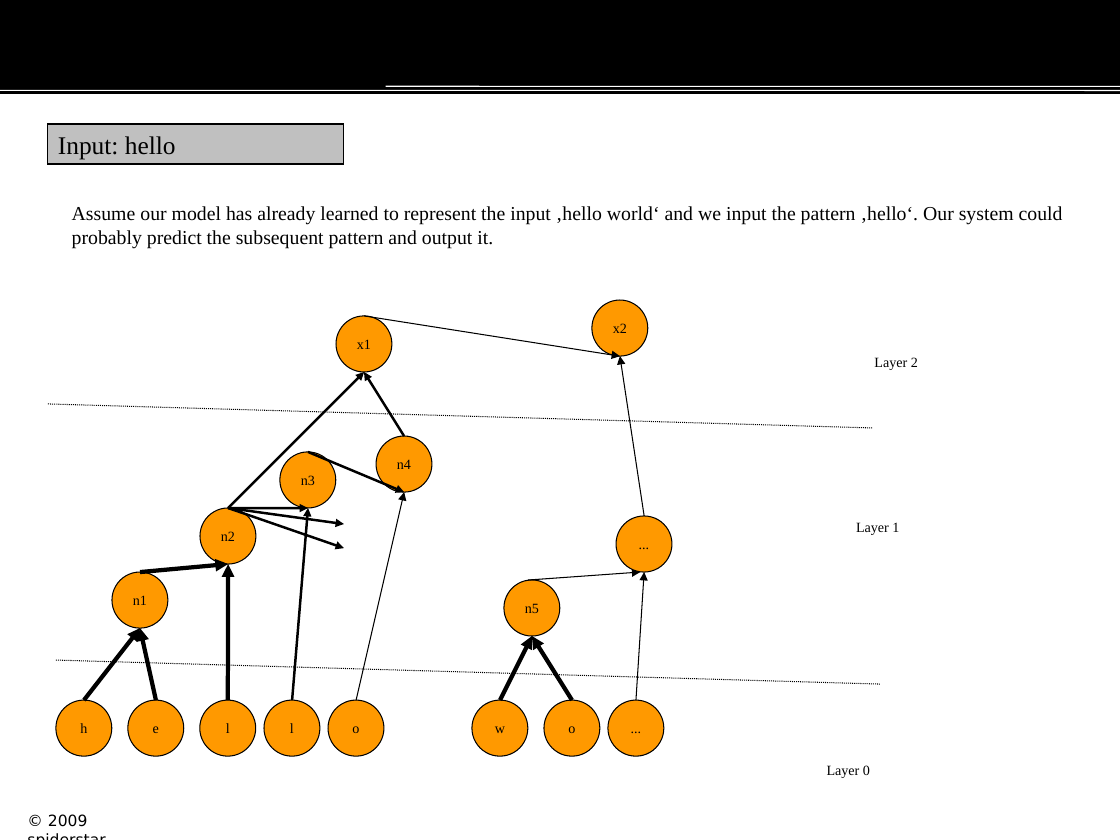
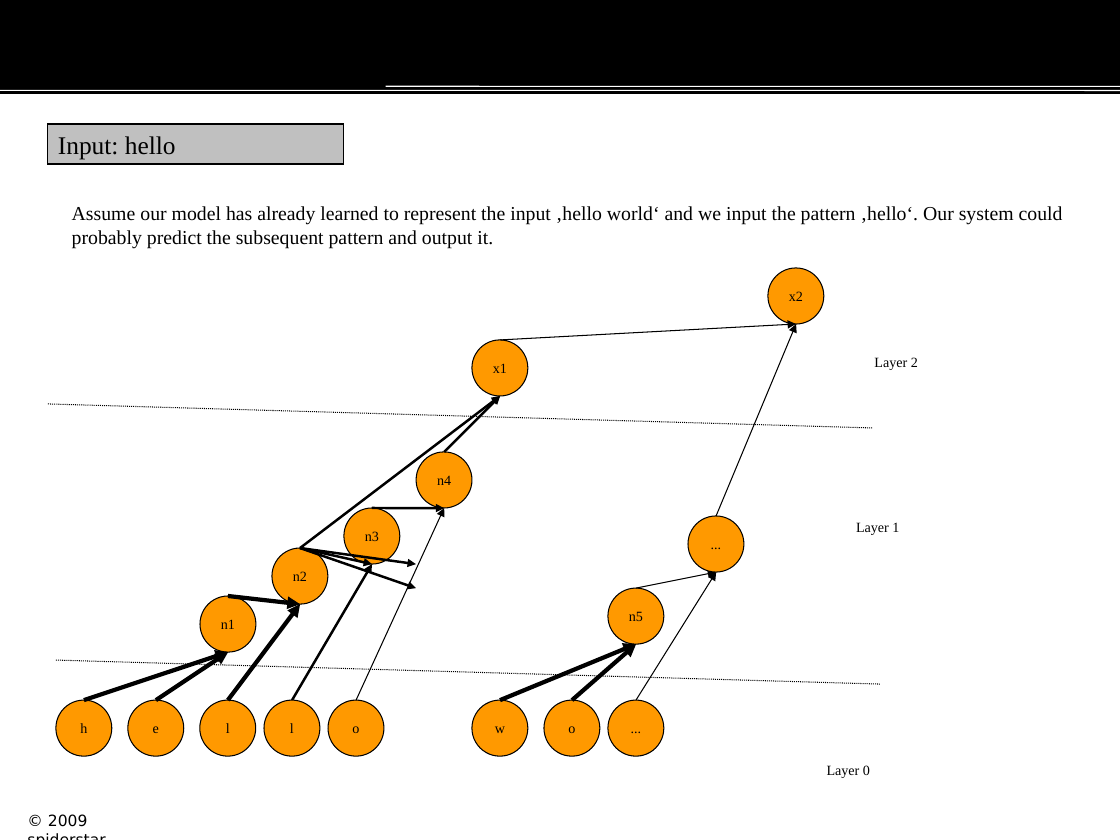
Before and after one commit to vanillatech/vtml, a slide deck: slide 6 of process descriptions/prozess9.ppt. Drawn at 1120x840 pixels with LibreOffice and Linux fonts; fonts in the diff are those of the drawing; background and template pictures are left out. Boxes give left, top, right and bottom in pixels: in the first picture for what was removed or moved away, otherwise in the second. Text is boxed around its words. In the diff, an @@ line names an element or a change of style, - is before the commit and + after.

Commit message:
added revised process description prozess10.ppt

```diff
--- a/process descriptions/prozess9.ppt
+++ b/process descriptions/prozess9.ppt
@@ ellipse "x2": place and size @@
-ellipse "x2" at (593, 300, 648, 356)
+ellipse "x2" at (768, 268, 824, 324)
@@ arrow moved from (364, 316) - (620, 357) to (500, 340) - (797, 324) @@
@@ arrow moved from (644, 516) - (620, 356) to (717, 516) - (797, 324) @@
@@ ellipse "x1": place and size @@
-ellipse "x1" at (336, 316, 392, 372)
+ellipse "x1" at (473, 340, 528, 396)
@@ arrow moved from (228, 508) - (364, 372) to (300, 548) - (500, 396) @@
@@ arrow moved from (405, 436) - (364, 372) to (444, 452) - (500, 396) @@
@@ ellipse "n4": place and size @@
-ellipse "n4" at (376, 436, 432, 492)
+ellipse "n4" at (417, 452, 473, 508)
@@ ellipse "n3": place and size @@
-ellipse "n3" at (281, 452, 336, 508)
+ellipse "n3" at (345, 508, 400, 564)
@@ arrow moved from (357, 700) - (405, 492) to (356, 700) - (444, 508) @@
@@ arrow moved from (308, 452) - (405, 492) to (372, 508) - (444, 508) @@
@@ ellipse "...": place and size @@
-ellipse "..." at (616, 516, 672, 572)
+ellipse "..." at (688, 516, 744, 572)
@@ arrow moved from (293, 700) - (308, 508) to (292, 700) - (372, 564) @@
@@ 2 arrows, 1 ellipse: place and size @@
-2 arrows, 1 ellipse at (200, 508, 345, 564)
+2 arrows, 1 ellipse at (272, 548, 416, 604)
@@ arrow moved from (228, 508) - (308, 508) to (300, 548) - (372, 564) @@
@@ ellipse "n1": place and size @@
-ellipse "n1" at (112, 572, 168, 628)
+ellipse "n1" at (200, 597, 256, 652)
@@ arrow moved from (140, 572) - (229, 564) to (228, 597) - (300, 605) @@
@@ ellipse "n5": place and size @@
-ellipse "n5" at (504, 580, 560, 636)
+ellipse "n5" at (608, 588, 664, 644)
@@ arrow moved from (636, 700) - (644, 572) to (636, 700) - (717, 572) @@
@@ arrow moved from (528, 580) - (640, 572) to (636, 588) - (717, 572) @@
@@ arrow moved from (228, 700) - (229, 564) to (228, 700) - (300, 605) @@
@@ arrow moved from (84, 700) - (140, 628) to (84, 700) - (229, 652) @@
@@ arrow moved from (155, 700) - (140, 628) to (155, 700) - (229, 652) @@
@@ arrow moved from (500, 700) - (533, 636) to (500, 700) - (636, 644) @@
@@ arrow moved from (572, 700) - (533, 636) to (572, 700) - (636, 644) @@
```
Also in this commit, not shown: 2 other files.
